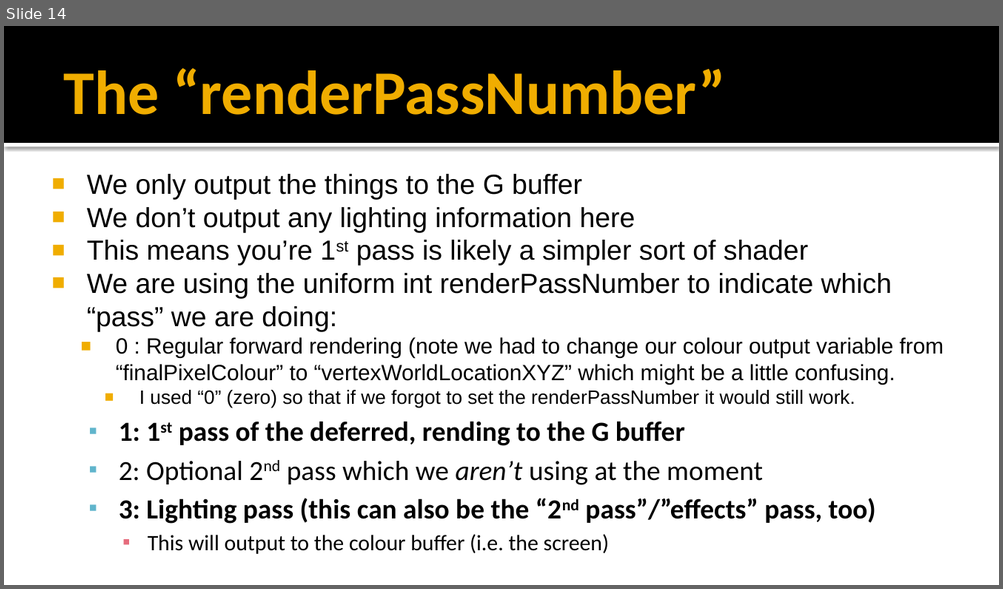
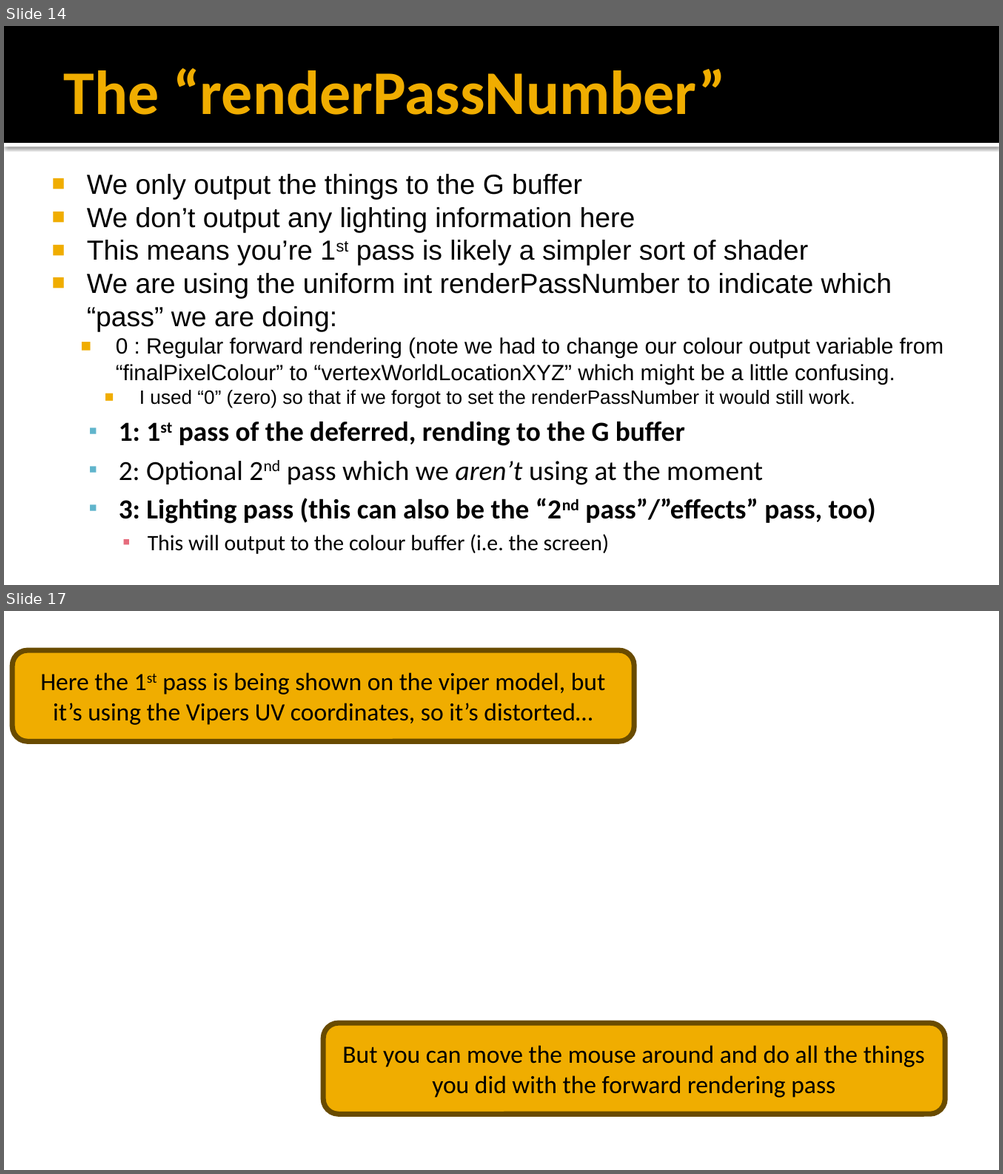
Before and after one commit to FeeneyCodes/GDP202425, a slide deck: 6020_Graph_2_(2025)/Day2Day/Week_08_Deferred_Rendering_1/Deferred_lighting.pptx. Shown one above the other, each under a label of ours: slide 14 before the commit, slides 14 and 17 after it; the slides between them are not shown. The pictures are 1003x589 and 1003x1174 pixels, drawn with LibreOffice and Linux fonts; fonts in the diff are those of the drawing; background and template pictures are left out. Boxes give left, top, right and bottom in pixels: in the first picture for what was removed or moved away, otherwise in the second. Text is boxed around its words. In the diff, an @@ line names an element or a change of style, - is before the commit and + after.

Commit message:
Deferred showing the vertex colour, but on a large viper that's larger than the current view

```diff
--- a/6020_Graph_2_(2025)/Day2Day/Week_08_Deferred_Rendering_1/Deferred_lighting.pptx
+++ b/6020_Graph_2_(2025)/Day2Day/Week_08_Deferred_Rendering_1/Deferred_lighting.pptx
@@ slide 17 added at (4, 611, 999, 1170), background picture (left out) @@
@@ rounded rectangle added at (12, 651, 634, 742), fill #F0AD00, outline #694C00 3.78 pt, 18 pt, text #000000 @@
+Here the 1st pass is being shown on the viper model, but it’s using the Vipers UV coordinates, so it’s distorted…
@@ rounded rectangle added at (323, 1024, 945, 1115), fill #F0AD00, outline #694C00 3.78 pt, 18 pt, text #000000 @@
+But you can move the mouse around and do all the things you did with the forward rendering pass
```
Also in this commit, not shown: 1 slide changed, 7 other slides added, 3 other files.
